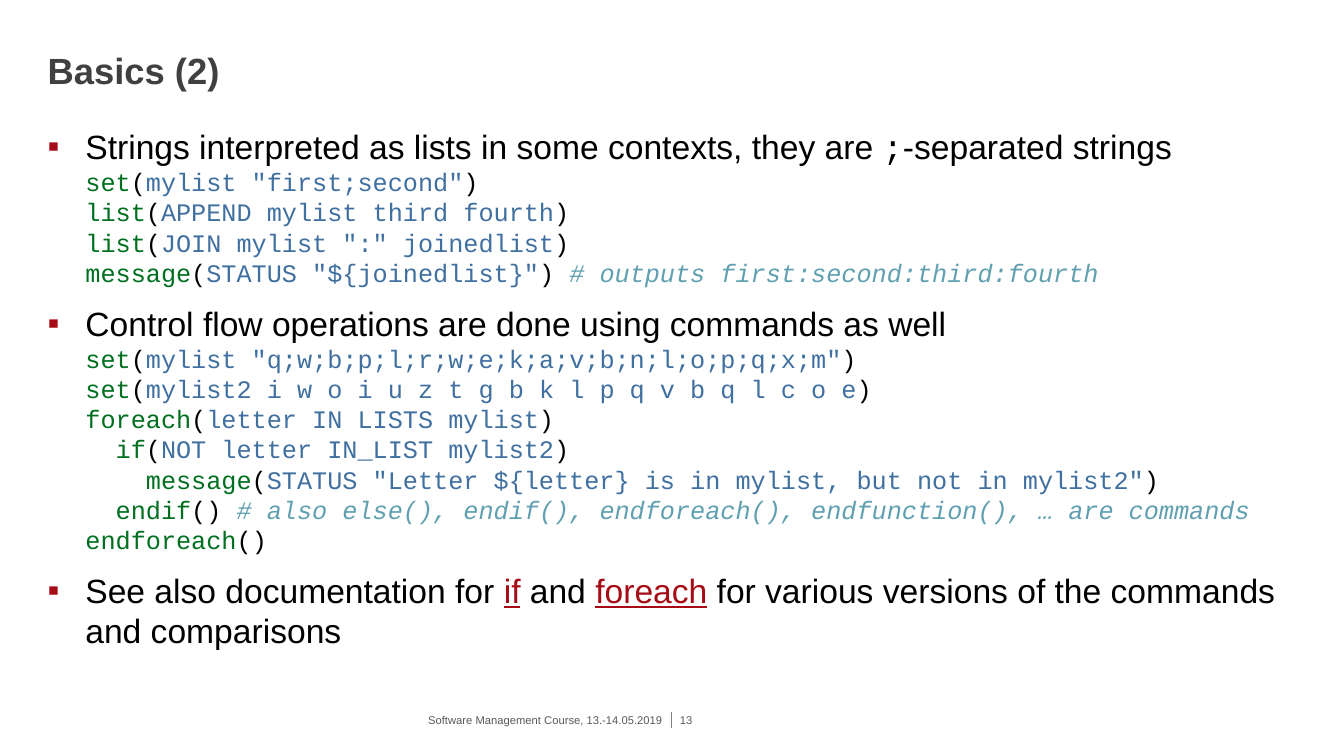
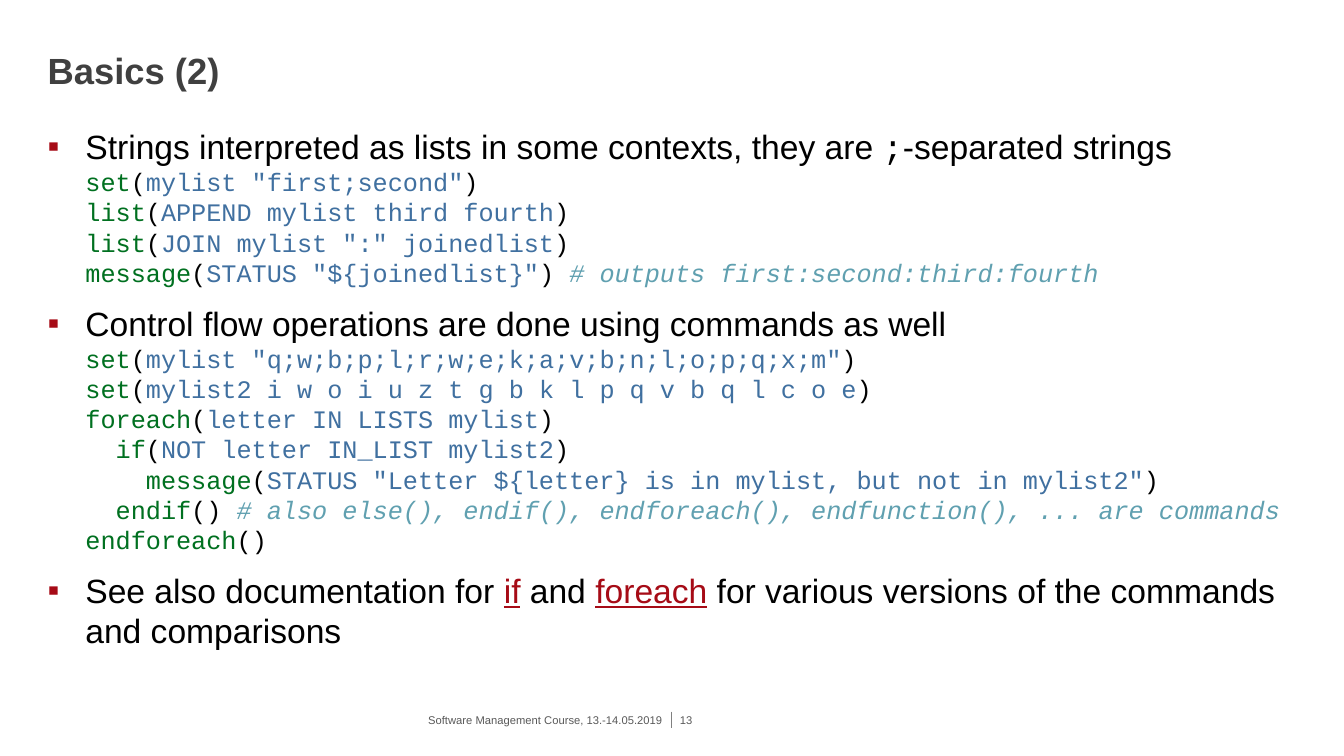
Before and after one commit to eth-cscs/SoftwareManagementCourse2019, a slide deck: slide 13 of cmake/2019-05-13^.14_CMake.pptx. Drawn at 1344x756 pixels with LibreOffice and Linux fonts; fonts in the diff are those of the drawing; background and template pictures are left out. Boxes give left, top, right and bottom in pixels: in the first picture for what was removed or moved away, otherwise in the second. Text is boxed around its words. In the diff, an @@ line names an element or a change of style, - is before the commit and + after.

```diff
--- a/cmake/2019-05-13^.14_CMake.pptx
+++ b/cmake/2019-05-13^.14_CMake.pptx
@@ text at bbox=[85, 311, 1280, 555]: text changed @@
-▪ Control flow operations are done using commands as well
-  set(mylist "q;w;b;p;l;r;w;e;k;a;v;b;n;l;o;p;q;x;m")
-  set(mylist2 i w o i u z t g b k l p q v b q l c o e)
-  foreach(letter IN LISTS mylist)
-  if(NOT letter IN_LIST mylist2)
-  message(STATUS "Letter ${letter} is in mylist, but not in mylist2")
-  endif() # also else(), endif(), endforeach(), endfunction(), … are commands
-  endforeach()
+▪ Control flow operations are done using commands as well
+  set(mylist "q;w;b;p;l;r;w;e;k;a;v;b;n;l;o;p;q;x;m")
+  set(mylist2 i w o i u z t g b k l p q v b q l c o e)
+  foreach(letter IN LISTS mylist)
+  if(NOT letter IN_LIST mylist2)
+  message(STATUS "Letter ${letter} is in mylist, but not in mylist2")
+  endif() # also else(), endif(), endforeach(), endfunction(), ... are commands
+  endforeach()
```
Also in this commit, not shown: 19 other slides changed, 3 slides added.
